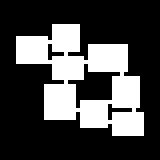
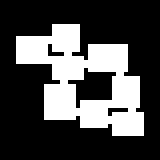
Layered file, before and after one edit (160x160). Changes by layer:
painted on "레이어 2" over [48, 36, 132, 120]
